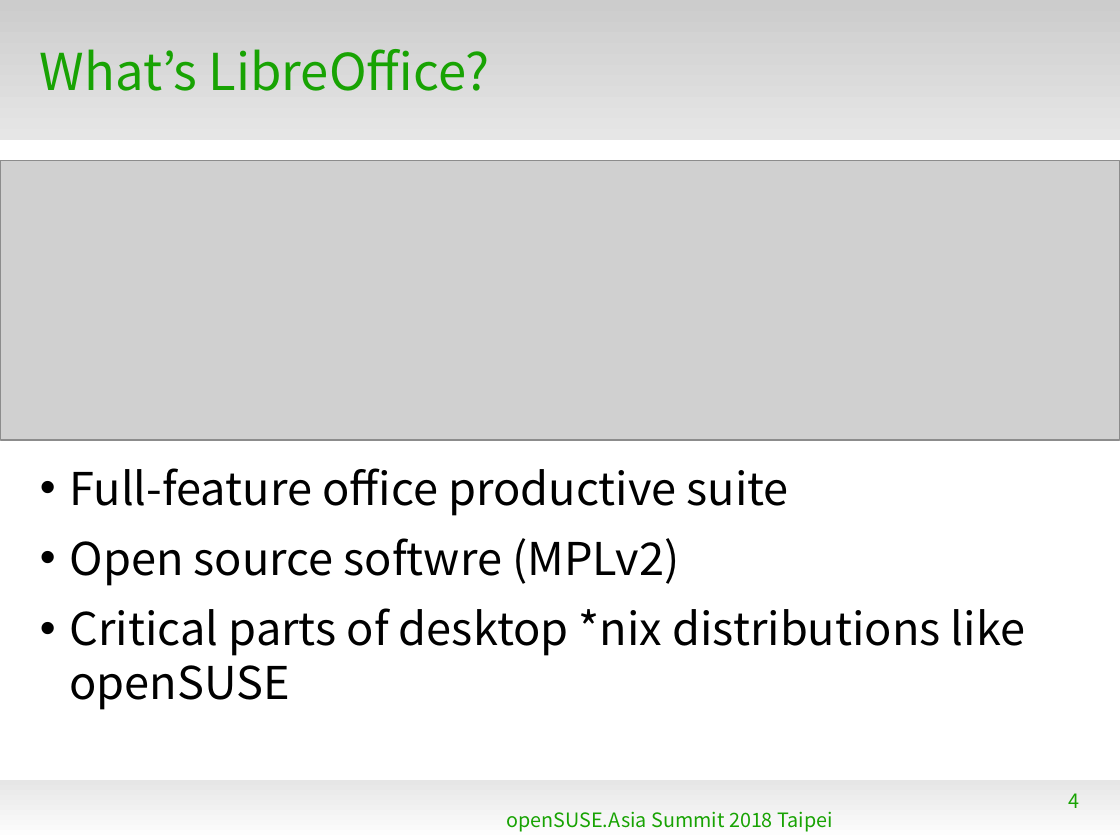
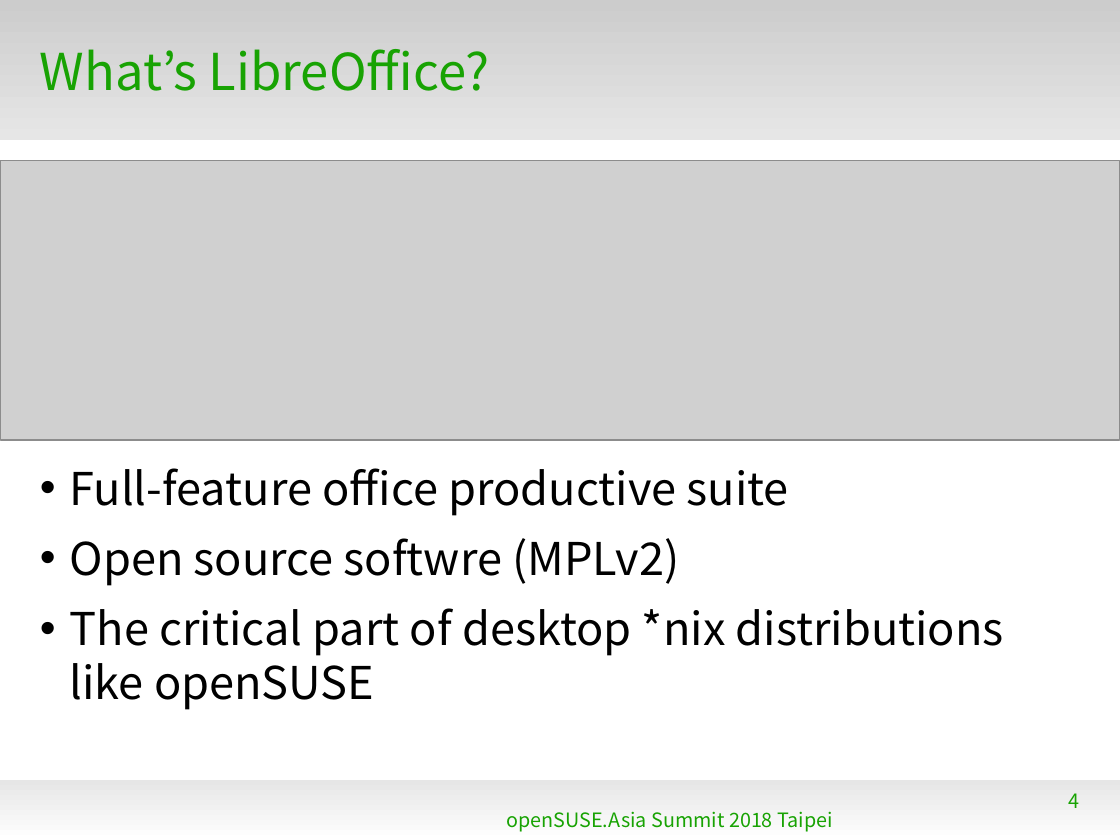
Before and after one commit to naruoga/KantoLibreOffice, a slide deck: slide 4 of 2018-08-openSUSEasia/LatestLibreOffice-openSUSEAsia2018.odp. Drawn at 1120x840 pixels with LibreOffice and Linux fonts; fonts in the diff are those of the drawing; grey boxes stand for pictures; background and template pictures are left out. Boxes give left, top, right and bottom in pixels: in the first picture for what was removed or moved away, otherwise in the second. Text is boxed around its words. In the diff, an @@ line names an element or a change of style, - is before the commit and + after.

```diff
--- a/2018-08-openSUSEasia/LatestLibreOffice-openSUSEAsia2018.odp
+++ b/2018-08-openSUSEasia/LatestLibreOffice-openSUSEAsia2018.odp
@@ text at [70, 608, 1004, 710]: text changed @@
-• Critical parts of desktop *nix distributions like openSUSE
+• The critical part of desktop *nix distributions like openSUSE
```
Also in this commit, not shown: 5 other slides changed, 31 slides added, 3 slides removed.
